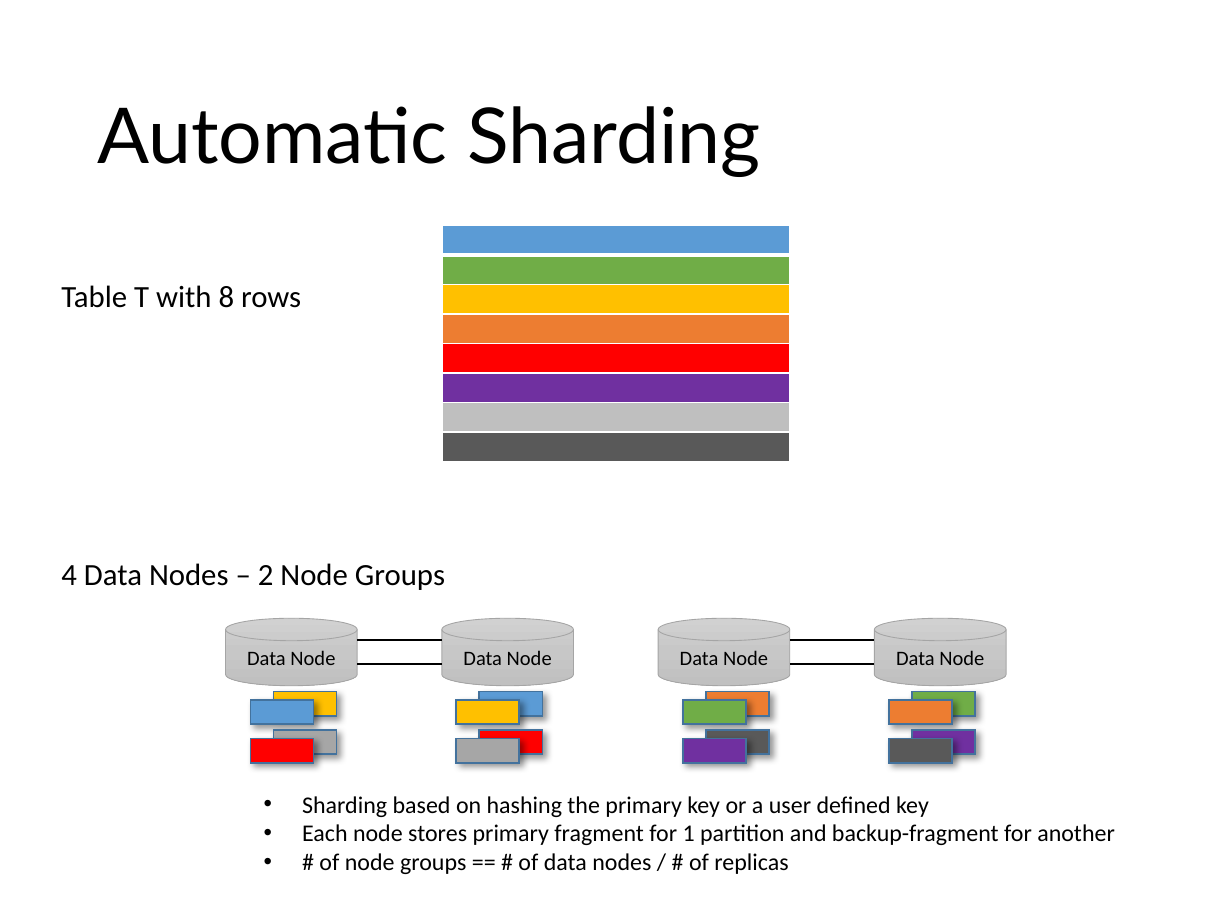
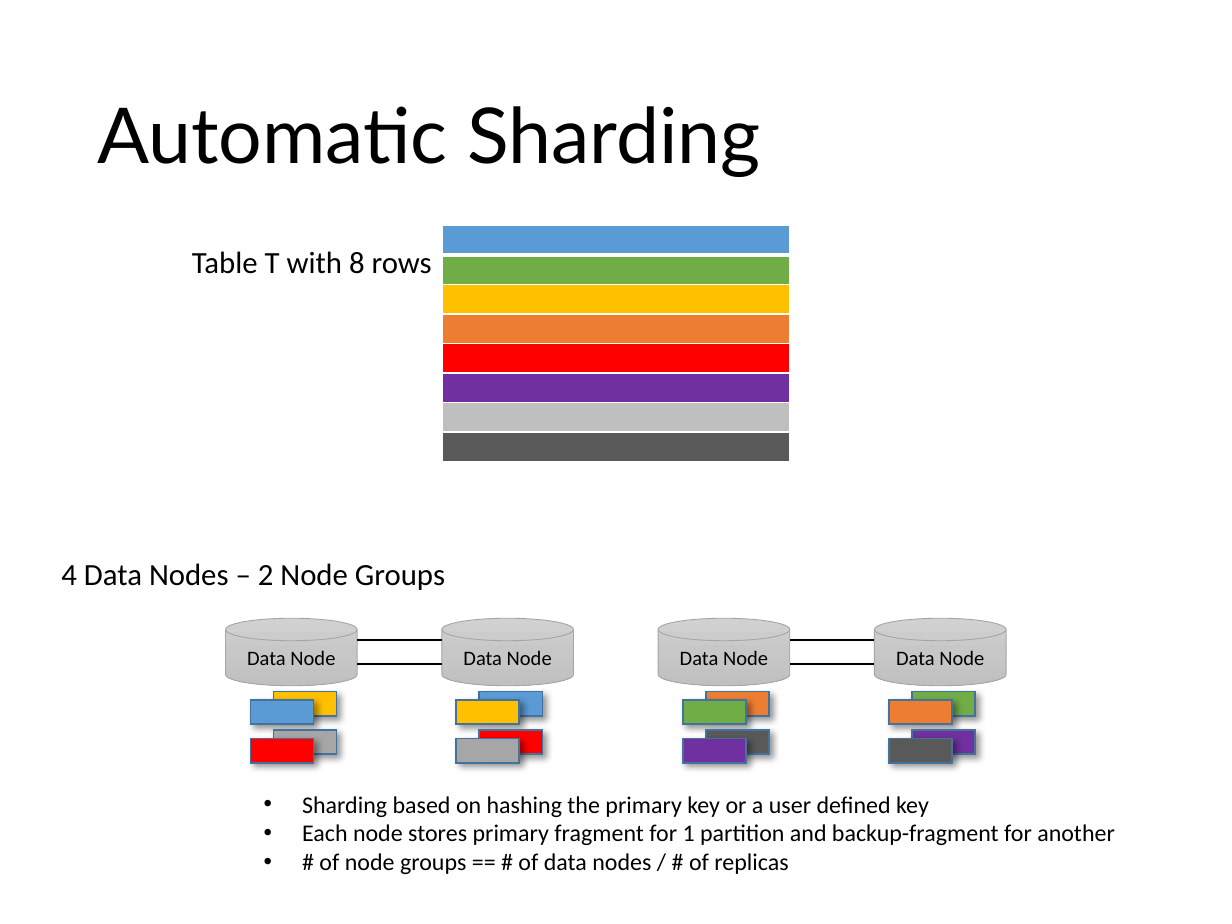
Before and after one commit to munif/distributed-database, a slide deck: slide 8 of 161702/docs/2-Technology Background.pptx. Drawn at 1232x924 pixels with LibreOffice and Linux fonts; fonts in the diff are those of the drawing. Boxes give left, top, right and bottom in pixels: in the first picture for what was removed or moved away, otherwise in the second. Text is boxed around its words. In the diff, an @@ line names an element or a change of style, - is before the commit and + after.

```diff
--- a/161702/docs/2-Technology Background.pptx
+++ b/161702/docs/2-Technology Background.pptx
@@ text "Table T with 8 rows": place and size @@
-text "Table T with 8 rows" at (61, 285, 301, 308)
+text "Table T with 8 rows" at (192, 251, 432, 274)
```
Also in this commit, not shown: 1 other file.
